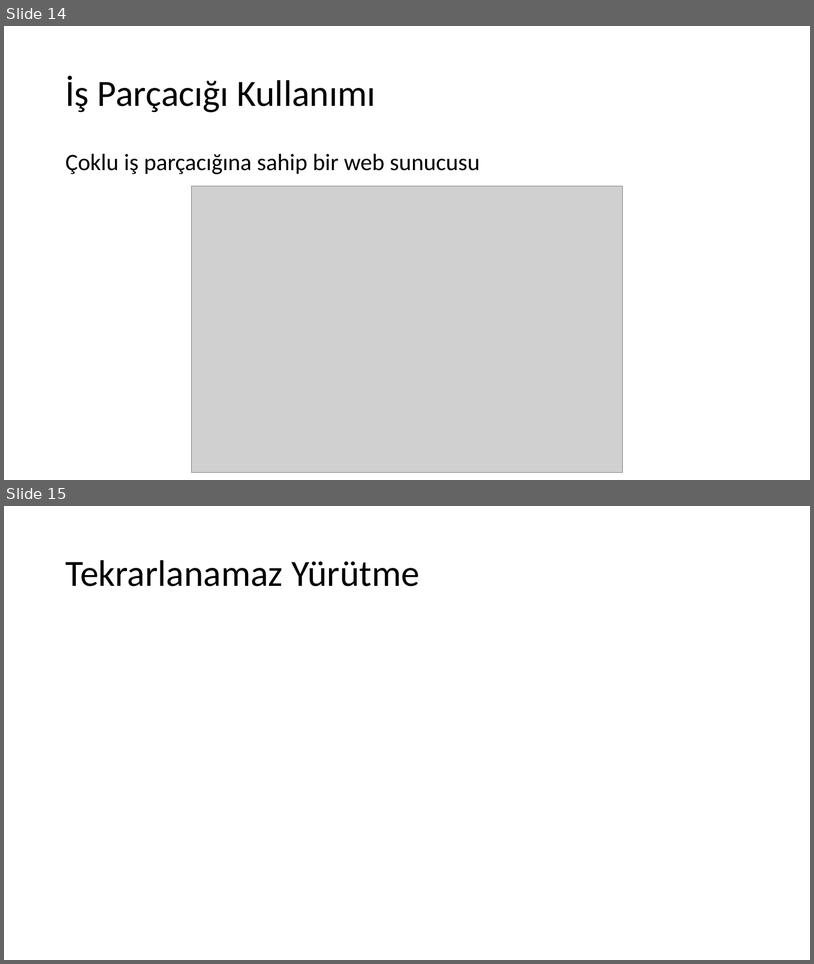
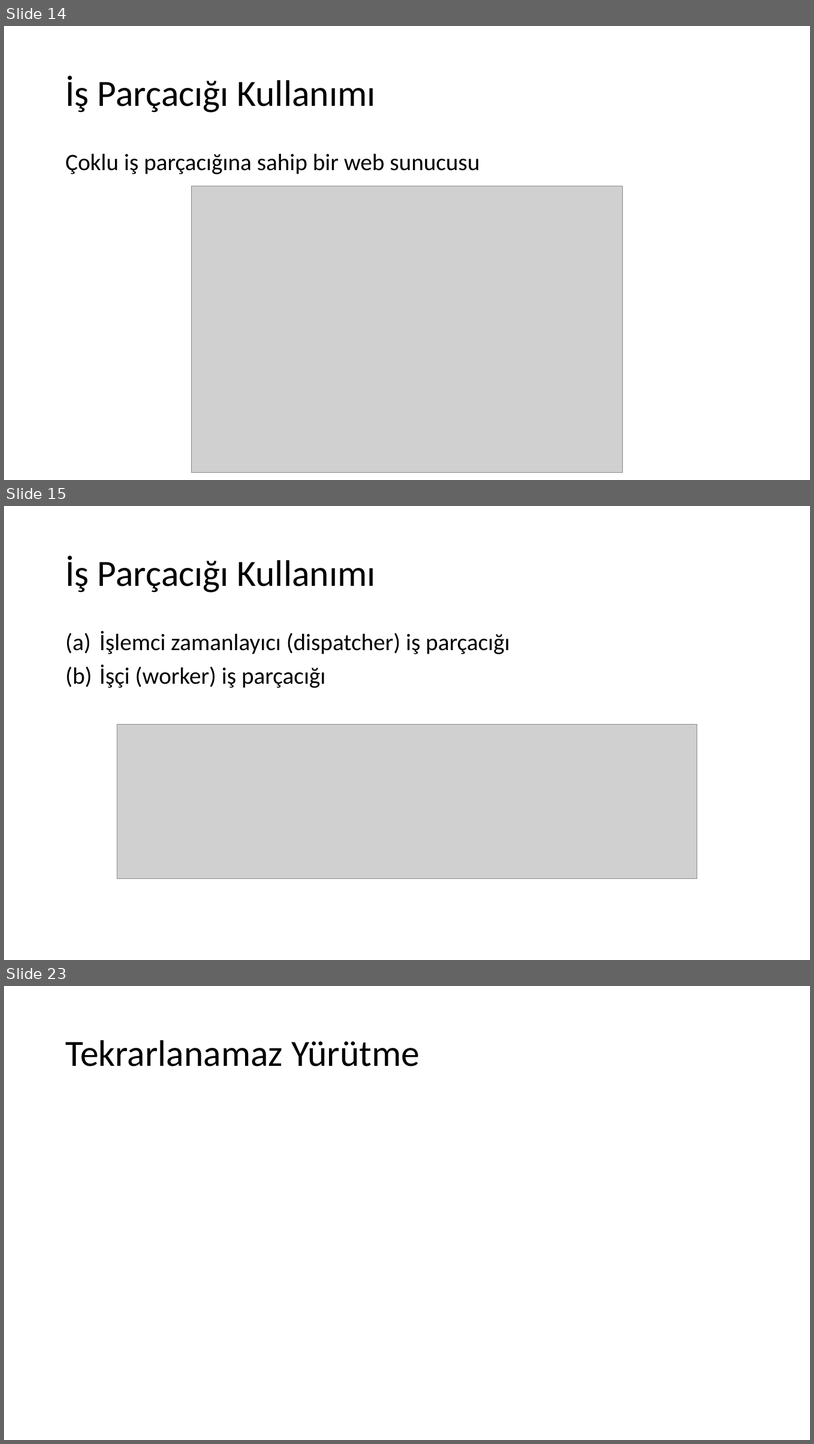
Before and after one commit to sercankulcu/sercankulcu.github.io, a slide deck: assets/teaching/os/2_Bolum_2_Surecler.pptx. Shown one above the other, each under a label of ours: slides 14 and 15 before the commit, slides 14, 15 and 23 after it; the slides between them are not shown. The pictures are 814x964 and 814x1444 pixels, drawn with LibreOffice and Linux fonts; fonts in the diff are those of the drawing; grey boxes stand for pictures. Boxes give left, top, right and bottom in pixels: in the first picture for what was removed or moved away, otherwise in the second. Text is boxed around its words. In the diff, an @@ line names an element or a change of style, - is before the commit and + after.

```diff
--- a/assets/teaching/os/2_Bolum_2_Surecler.pptx
+++ b/assets/teaching/os/2_Bolum_2_Surecler.pptx
@@ slide 15 added at box(4, 506, 810, 960), background #FFFFFF @@
@@ title added at box(65, 555, 376, 592), 44 pt, text #000000 @@
+İş Parçacığı Kullanımı
@@ text added at box(99, 631, 510, 688), 28 pt, text #000000 @@
+(a) İşlemci zamanlayıcı (dispatcher) iş parçacığı
+(b) İşçi (worker) iş parçacığı
@@ picture added at box(117, 724, 697, 879) @@
@@ what was slide 15 is now slide 23 @@
```
Also in this commit, not shown: 7 other slides added, 1 other file.
